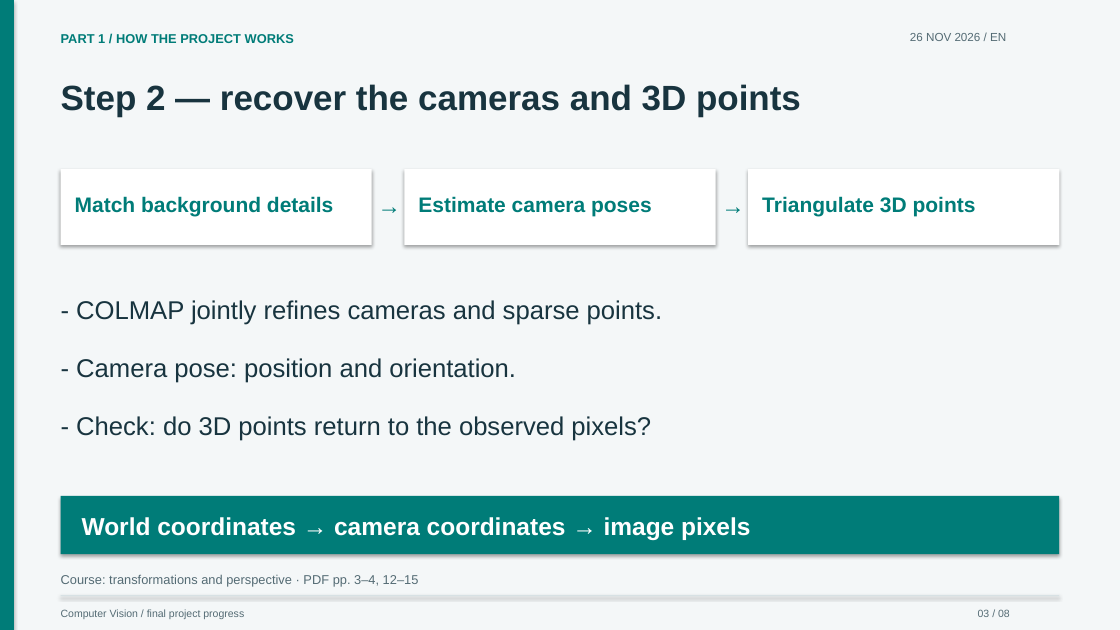
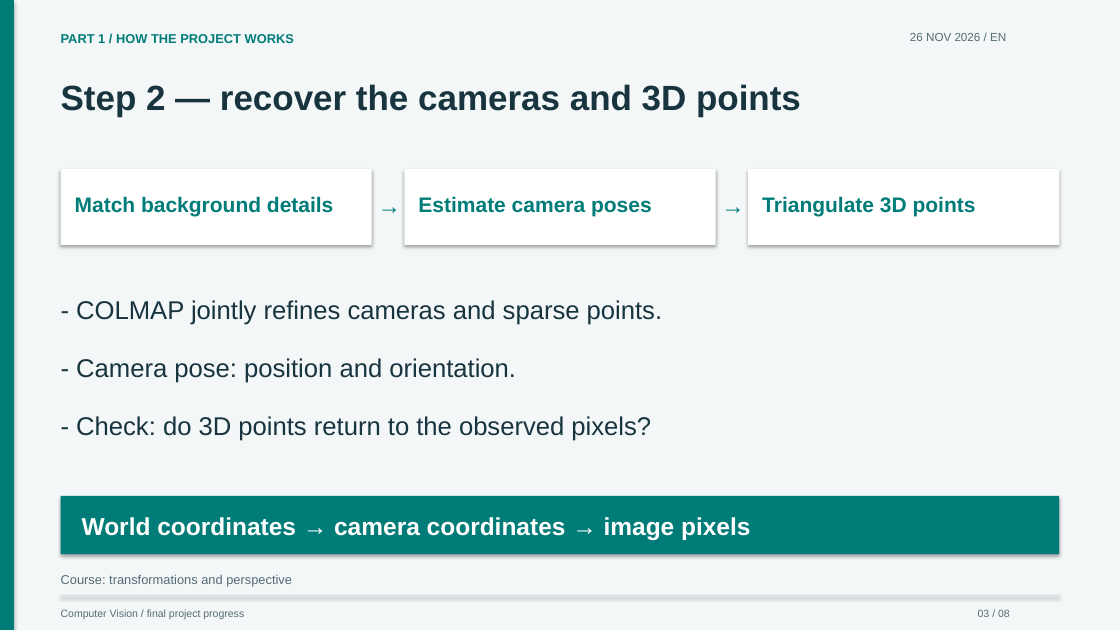
Before and after one commit to craptou/Projet_4D_Gaussian_Splatting, a slide deck: slide 3 of presentations/progress-2026-11-26.en.pptx. Drawn at 1120x630 pixels with LibreOffice and Linux fonts; fonts in the diff are those of the drawing. Boxes give left, top, right and bottom in pixels: in the first picture for what was removed or moved away, otherwise in the second. Text is boxed around its words. In the diff, an @@ line names an element or a change of style, - is before the commit and + after.

Commit message:
Remove course page references from presentation

```diff
--- a/presentations/progress-2026-11-26.en.pptx
+++ b/presentations/progress-2026-11-26.en.pptx
@@ text at (61,574,292,587): text changed @@
-Course: transformations and perspective · PDF pp. 3–4, 12–15
+Course: transformations and perspective
```
Also in this commit, not shown: 3 other slides changed, 5 other files.
